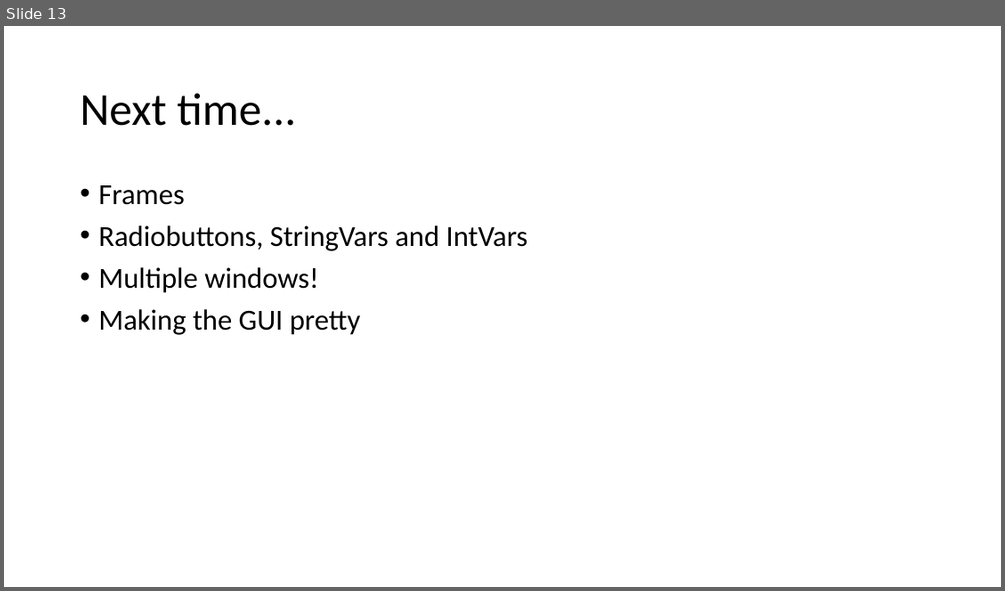
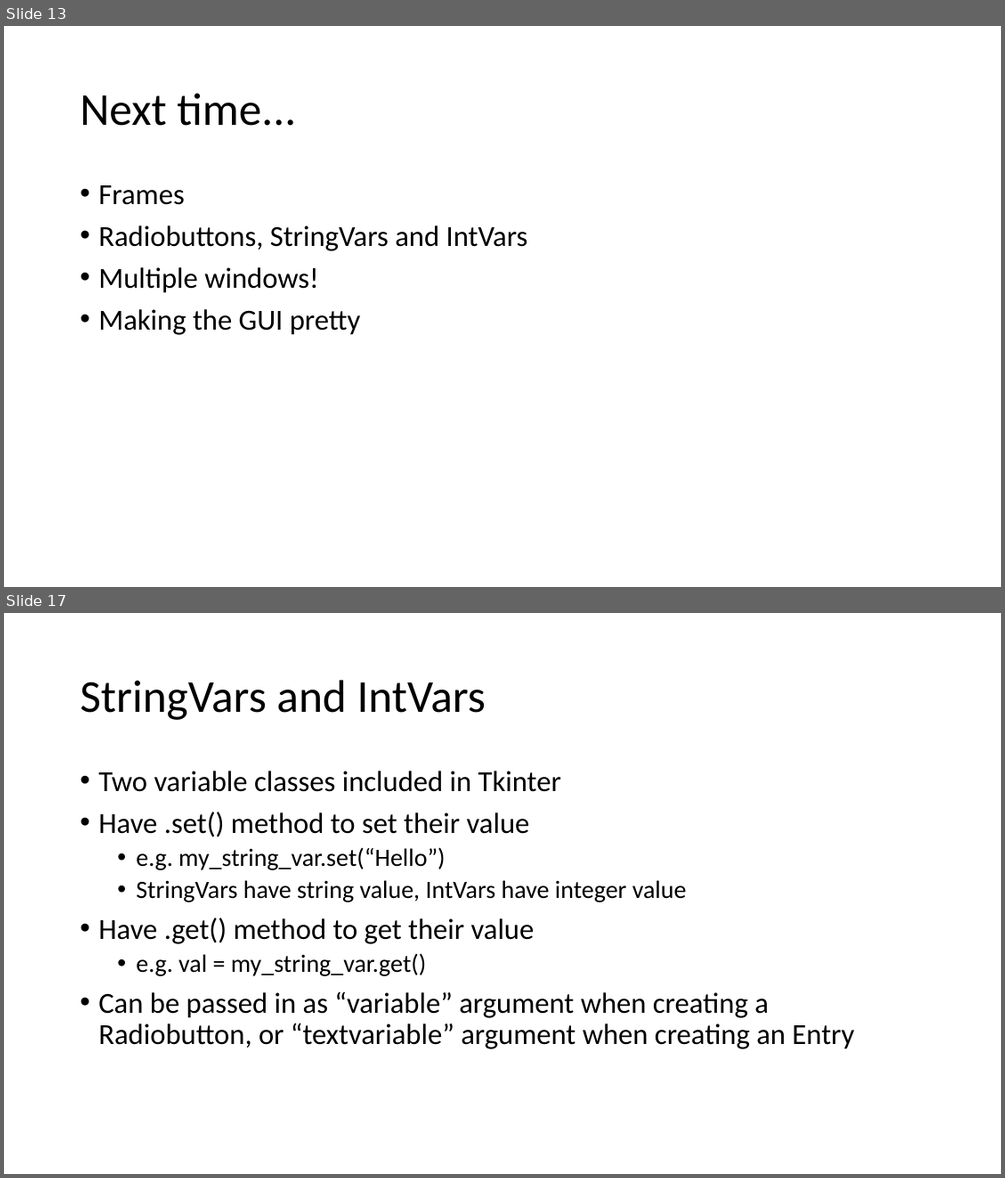
Before and after one commit to sswensen3/cs2316.github.io, a slide deck: slides/tkinter.pptx. Shown one above the other, each under a label of ours: slide 13 before the commit, slides 13 and 17 after it; the slides between them are not shown. The pictures are 1005x591 and 1005x1178 pixels, drawn with LibreOffice and Linux fonts; fonts in the diff are those of the drawing. Boxes give left, top, right and bottom in pixels: in the first picture for what was removed or moved away, otherwise in the second. Text is boxed around its words. In the diff, an @@ line names an element or a change of style, - is before the commit and + after.

```diff
--- a/slides/tkinter.pptx
+++ b/slides/tkinter.pptx
@@ slide 17 added at (x1=4, y1=613, x2=1001, y2=1174), background #FFFFFF @@
@@ title added at (x1=80, y1=680, x2=486, y2=720), 44 pt, text #000000 @@
+StringVars and IntVars
@@ text added at (x1=98, y1=771, x2=854, y2=1049), 28 pt, text #000000 @@
+• Two variable classes included in Tkinter
+• Have .set() method to set their value
+  • e.g. my_string_var.set(“Hello”)
+  • StringVars have string value, IntVars have integer value
+• Have .get() method to get their value
+  • e.g. val = my_string_var.get()
+• Can be passed in as “variable” argument when creating a Radiobutton, or “textvariable” argument when creating an Entry
```
Also in this commit, not shown: 10 other slides added.
